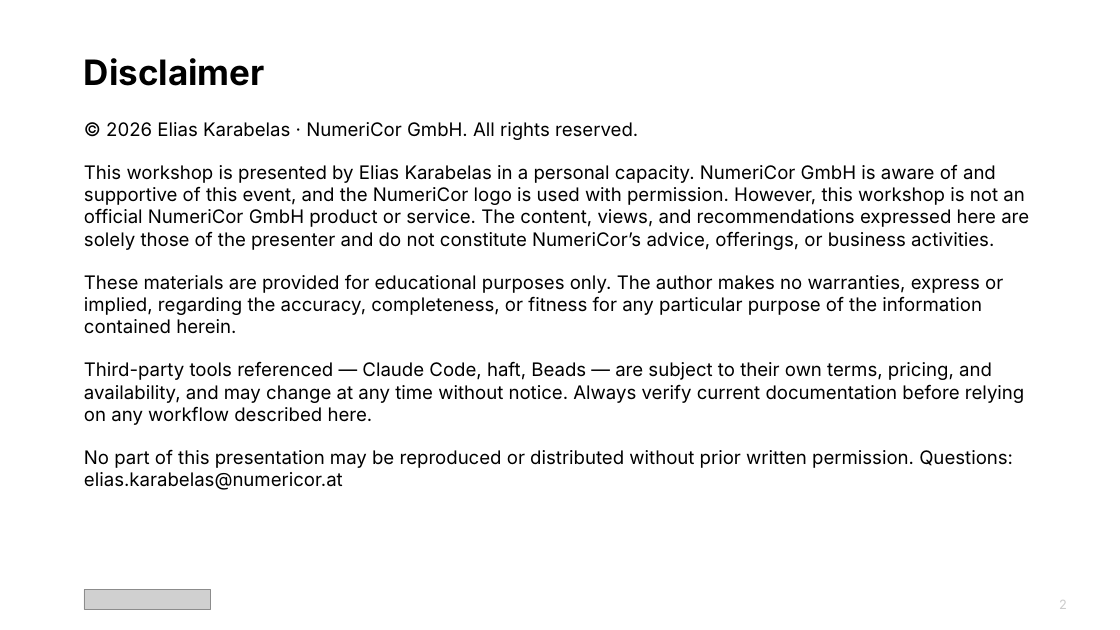
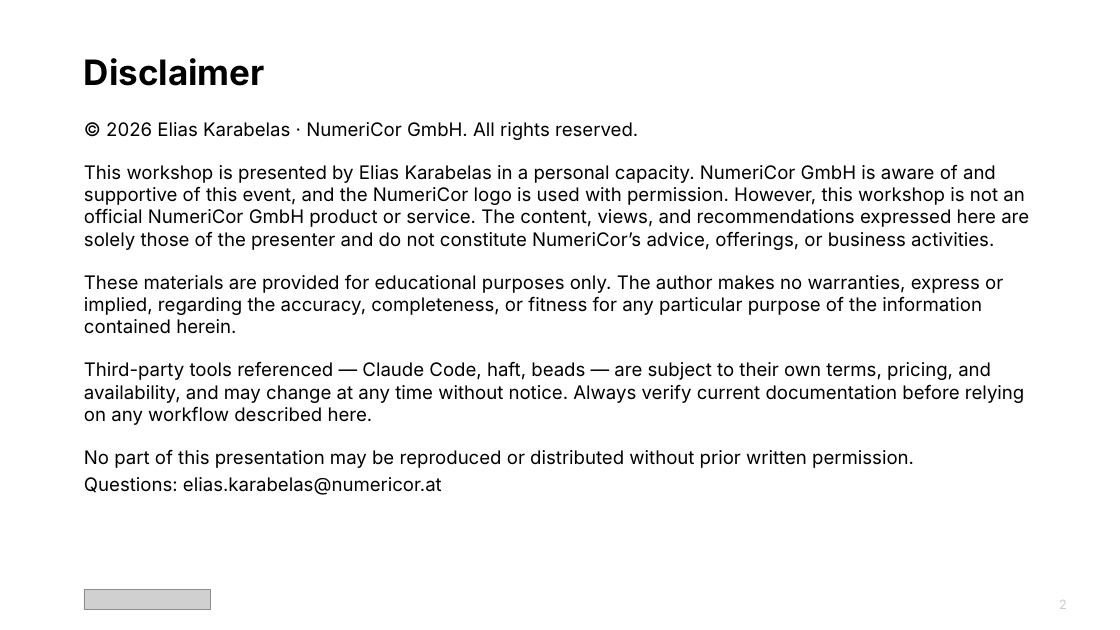
Before and after one commit to karabelaselias/claude-code-workshop-2026, a slide deck: slide 2 of claude_code_workshop_v2.pptx. Drawn at 1120x630 pixels with LibreOffice and Linux fonts; fonts in the diff are those of the drawing; grey boxes stand for pictures. Boxes give left, top, right and bottom in pixels: in the first picture for what was removed or moved away, otherwise in the second. Text is boxed around its words. In the diff, an @@ line names an element or a change of style, - is before the commit and + after.

Commit message:
changes

```diff
--- a/claude_code_workshop_v2.pptx
+++ b/claude_code_workshop_v2.pptx
@@ text at (x1=84, y1=361, x2=1024, y2=495): text changed @@
-Third-party tools referenced — Claude Code, haft, Beads — are subject to their own terms, pricing, and availability, and may change at any time without notice. Always verify current documentation before relying on any workflow described here.
-No part of this presentation may be reproduced or distributed without prior written permission. Questions: elias.karabelas@numericor.at
+Third-party tools referenced — Claude Code, haft, beads — are subject to their own terms, pricing, and availability, and may change at any time without notice. Always verify current documentation before relying on any workflow described here.
+No part of this presentation may be reproduced or distributed without prior written permission.
+Questions: elias.karabelas@numericor.at
```
